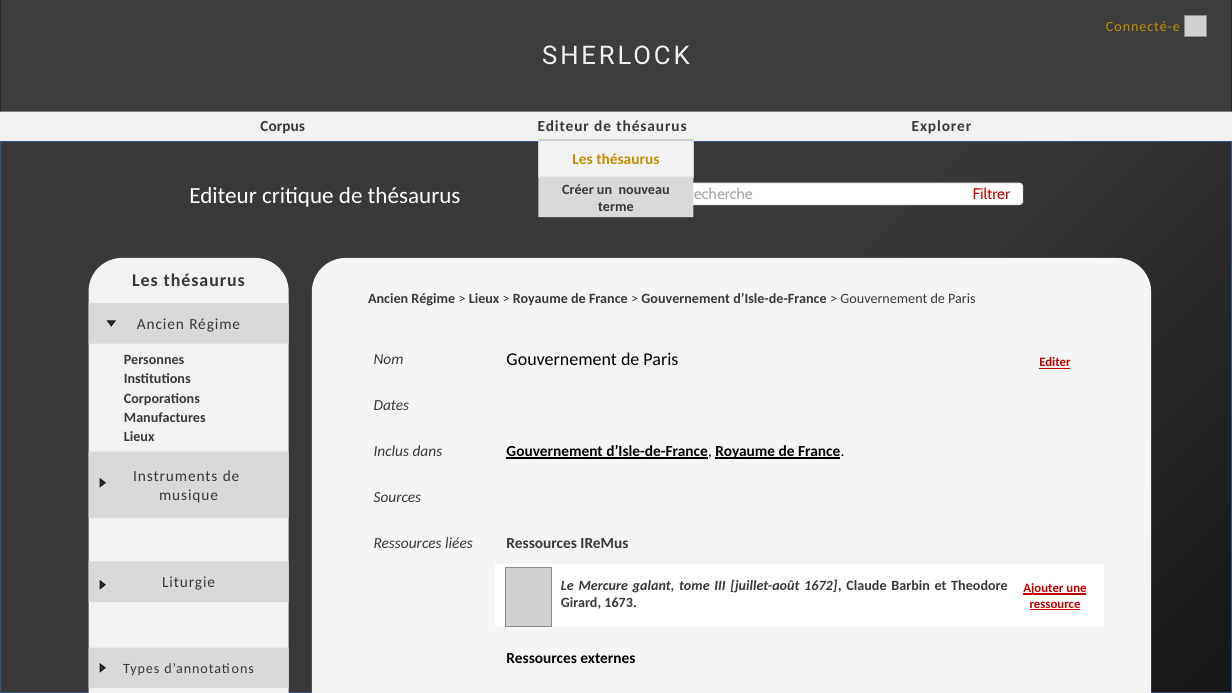
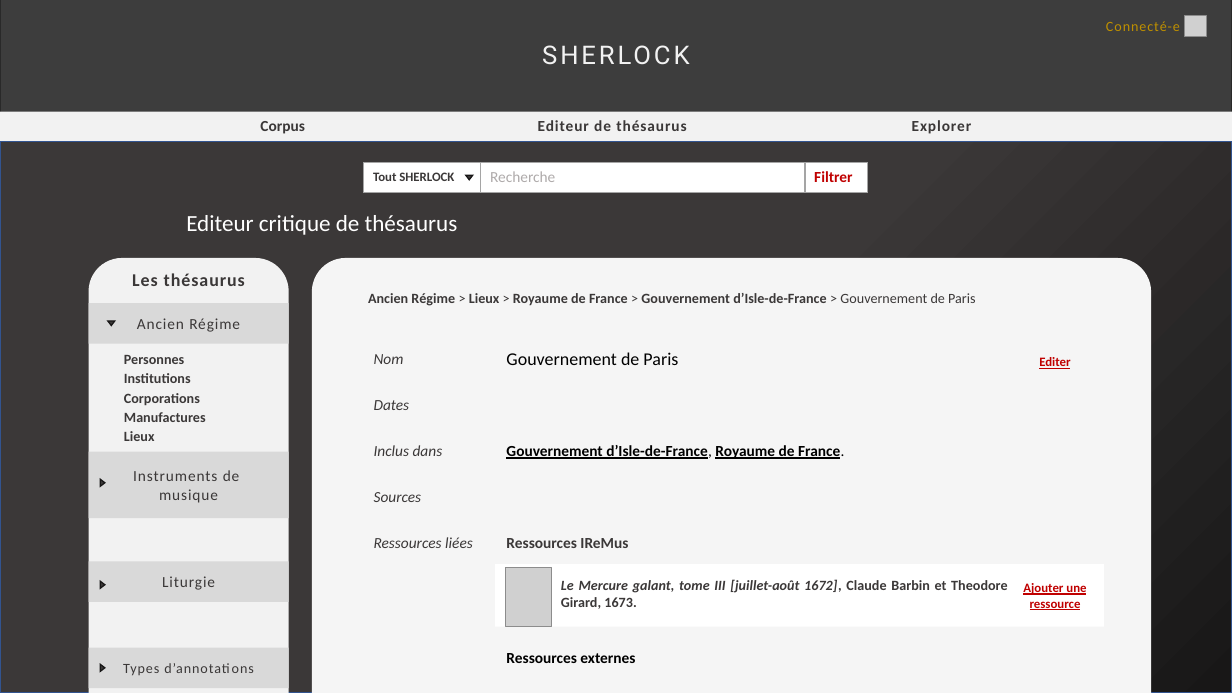
Before and after one commit to Amleth/SHERLOCK, a slide deck: slide 8 of modélisation/mercure-galant-thésaurus-ancien-régime/Ecrans.pptx (slide 9 before the commit). Drawn at 1232x693 pixels with LibreOffice and Linux fonts; fonts in the diff are those of the drawing; grey boxes stand for pictures. Boxes give left, top, right and bottom in pixels: in the first picture for what was removed or moved away, otherwise in the second. Text is boxed around its words. In the diff, an @@ line names an element or a change of style, - is before the commit and + after.

```diff
--- a/modélisation/mercure-galant-thésaurus-ancien-régime/Ecrans.pptx
+++ b/modélisation/mercure-galant-thésaurus-ancien-régime/Ecrans.pptx
@@ rectangle removed at [539,140,694,177] @@
-Les thésaurus
@@ table added at [364,163,869,192], 1 rows, 3 columns @@
+Tout SHERLOCK | Recherche | Filtrer
@@ triangle added at [466,176,473,180], fill #3B3838, outline #181717 1 pt @@
@@ rectangle removed at [539,177,694,217] @@
-Créer un nouveau terme
@@ text "Editeur critique de thésaurus": place and size @@
-text "Editeur critique de thésaurus" at [189,187,461,207]
+text "Editeur critique de thésaurus" at [186,215,458,235]
@@ rounded rectangle removed at [675,183,1022,204] @@
-Recherche Filtrer
```
Also in this commit, not shown: 10 other slides changed, 1 slide removed, 1 other file.
